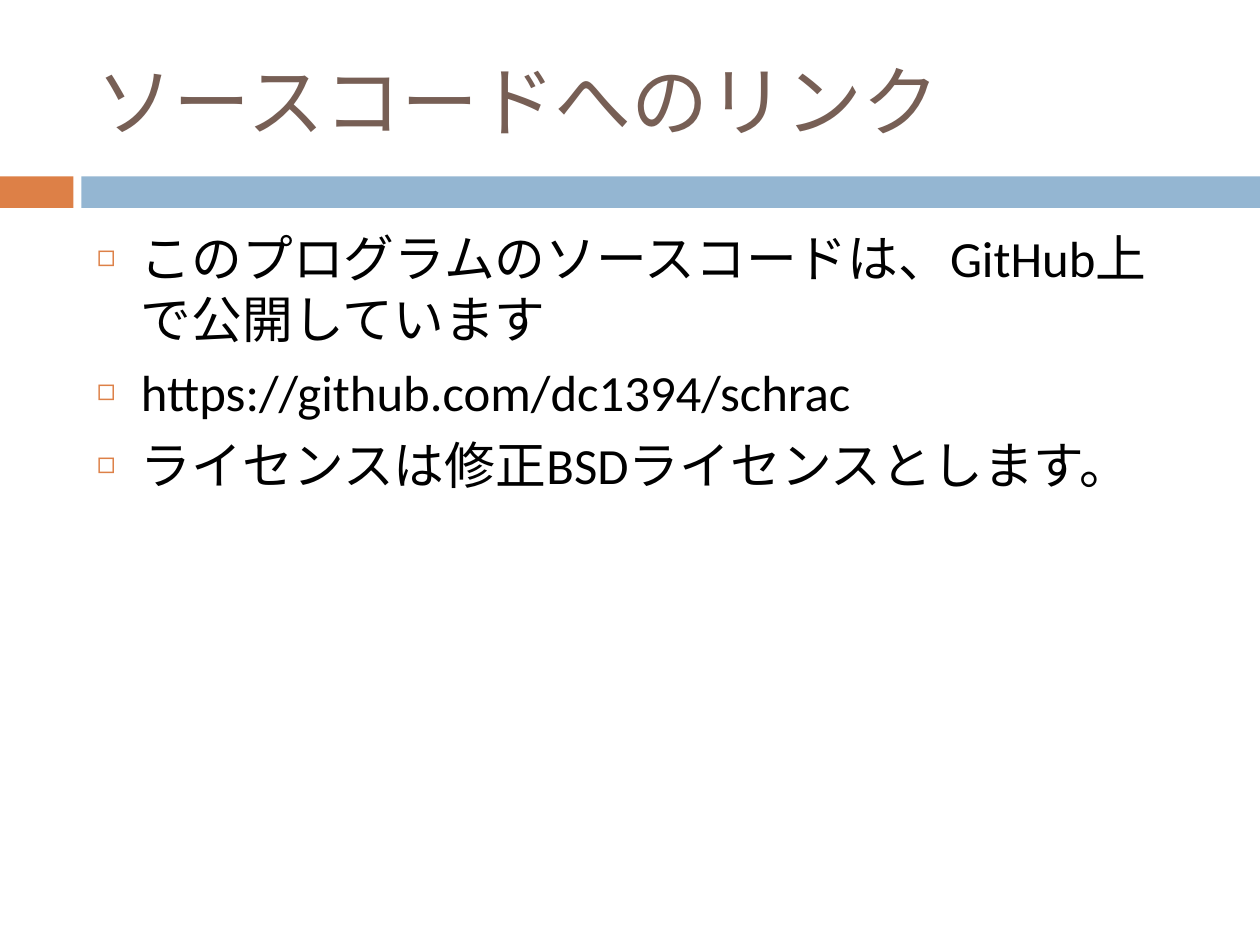
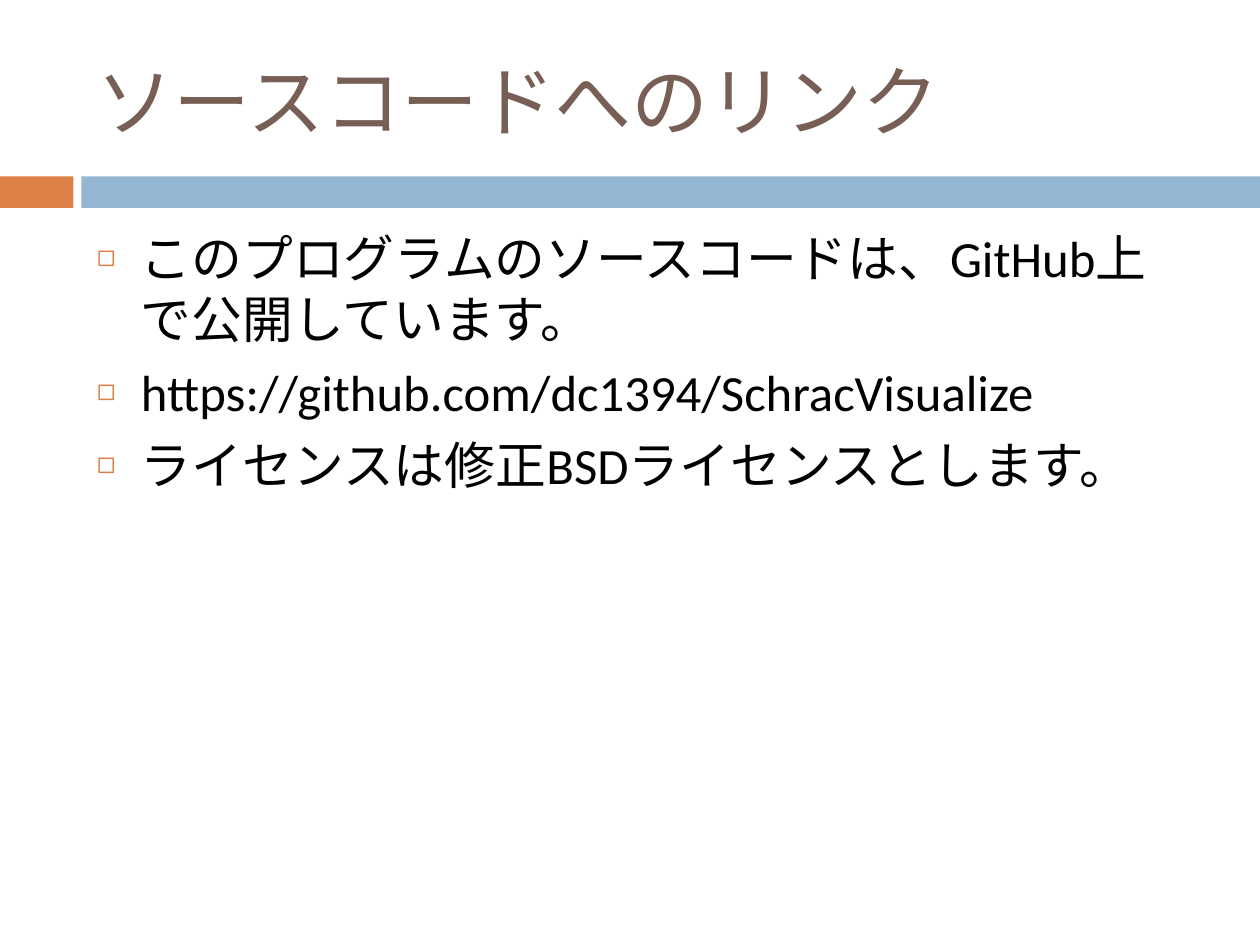
Before and after one commit to dc1394/fukui_sono3, a slide deck: slide 17 of 福井技術者の集い その3 発表資料スライド.pptx (slide 14 before the commit). Drawn at 1260x945 pixels with LibreOffice and Linux fonts; fonts in the diff are those of the drawing. Boxes give left, top, right and bottom in pixels: in the first picture for what was removed or moved away, otherwise in the second. Text is boxed around its words. In the diff, an @@ line names an element or a change of style, - is before the commit and + after.

```diff
--- a/福井技術者の集い その3 発表資料スライド.pptx
+++ b/福井技術者の集い その3 発表資料スライド.pptx
@@ text at [141, 234, 1147, 420]: text changed @@
-◻ このプログラムのソースコードは、GitHub上で公開しています
-◻ https://github.com/dc1394/schrac
+◻ このプログラムのソースコードは、GitHub上で公開しています。
+◻ https://github.com/dc1394/SchracVisualize
```
Also in this commit, not shown: 5 other slides changed, 2 slides added, 2 other files.
